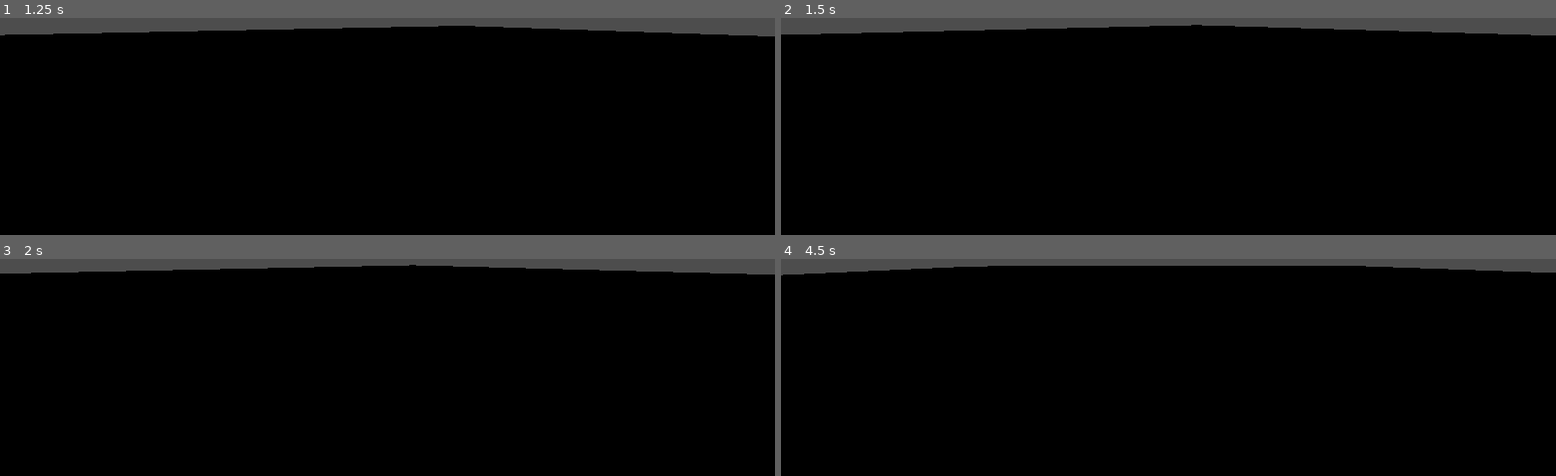
Above: before the commit, frames 1-4 (two rows, left to right).
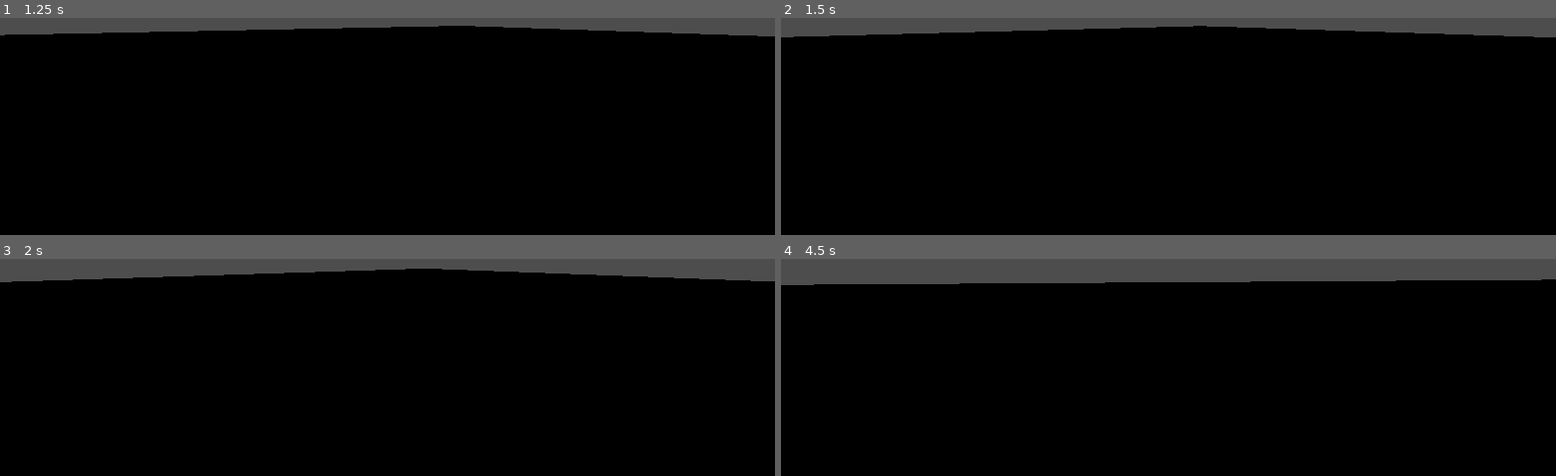
Above: after the commit, the same moments.

Repository: Yomuri/yaoi_yuri_game
Game: Godot game, scene res://game.tscn
Two runs of this game, one before a commit and one after it. Both use one fixed random seed, a clock stepped at 60 frames per second and the inputs below.
Inputs:
- Up to frame 1 (1.25 s): tap Enter at 0.5 s; hold D (Right) from 0.53 s (still down)
- Up to frame 2 (1.5 s): release D (Right) at 1.28 s; hold S (Backward) from 1.28 s (still down)
- Up to frame 3 (2 s): keep holding S (Backward)
- Up to frame 4 (4.5 s): release S (Backward) at 2.03 s; hold D (Right) 2.03-2.78 s; hold W (Forward) 2.78-3.53 s; hold A (Left) from 3.53 s (still down)

Frame 1 is identical in both runs. In frame 2, 0.7% of the frame differs, in the area x 0-100%, y 3-9%; in frame 3, 2.5%; in frame 4, 6.6%, in the area x 0-100%, y 3-13%.

Commit message:
Updated movement vectors

Diff:
--- a/Player/Player.gd
+++ b/Player/Player.gd
@@ -8,7 +8,7 @@
 	var z_movement : float = Input.get_action_strength("Backward") - Input.get_action_strength("Forward")
 	var rotate : float = Input.get_action_strength("Left") - Input.get_action_strength("Right")
 	rotation.y += rotate * rotate_speed * delta
-	var direction : Vector3 = Vector3(0,0,1).rotated(Vector3(0,1,0), rotation.y)
+	var direction : Vector3 = Vector3.FORWARD.rotated(Vector3.UP, rotation.y)
 	var motion : Vector3 = direction * z_movement * delta * move_speed
 	move_and_collide(motion)
 	pass
